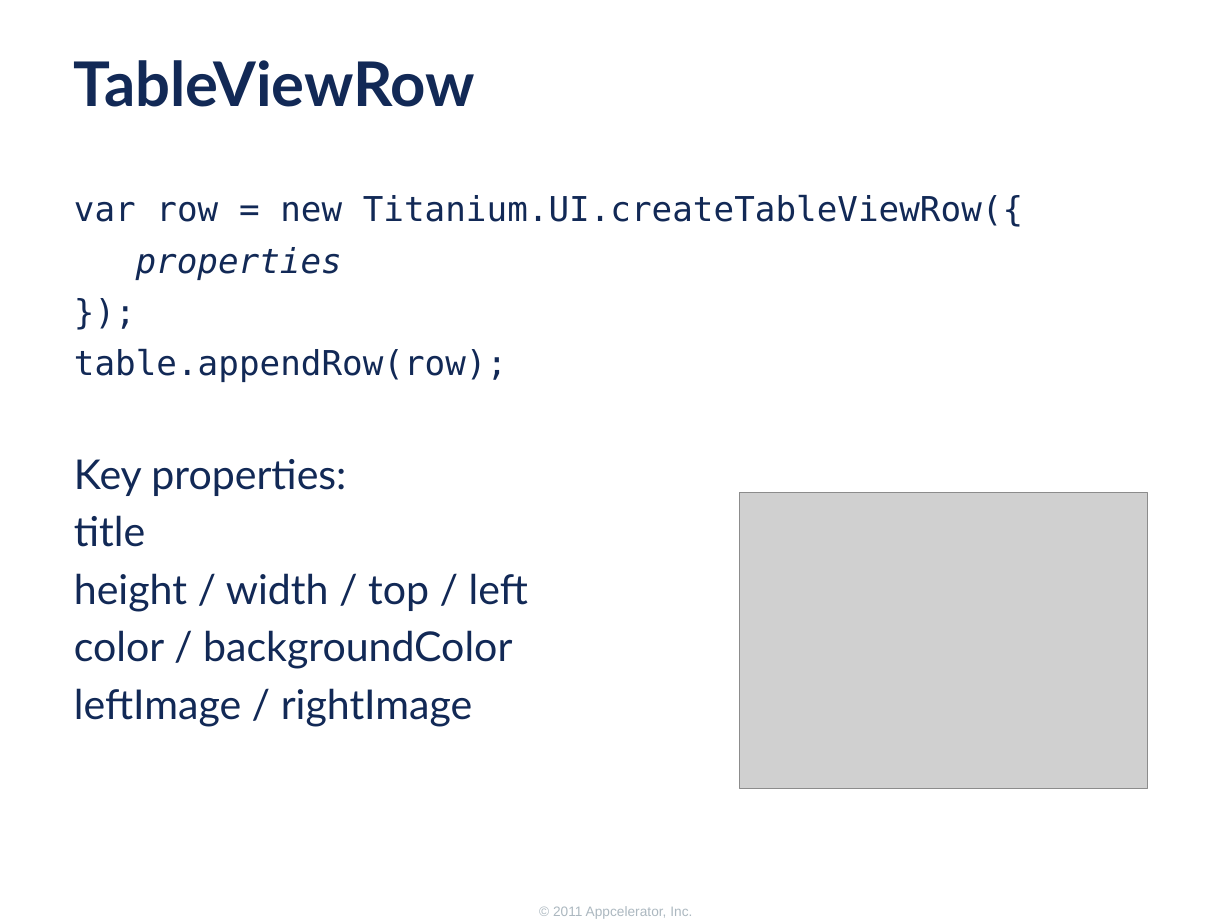
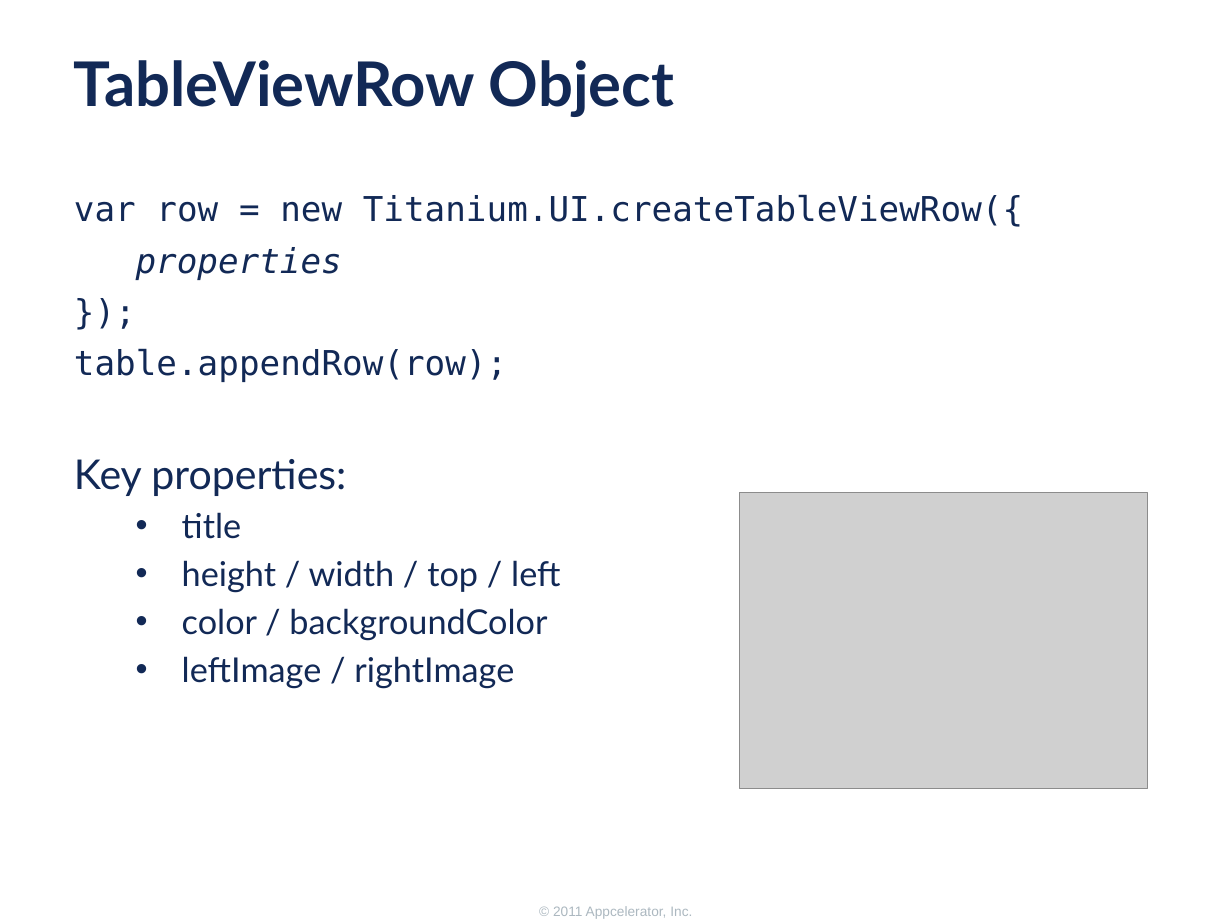
Before and after one commit to appcelerator-forks/appcelerator-training.tcmd_certification, a slide deck: slide 6 of 345/345.pptx. Drawn at 1232x924 pixels with LibreOffice and Linux fonts; fonts in the diff are those of the drawing; grey boxes stand for pictures; background and template pictures are left out. Boxes give left, top, right and bottom in pixels: in the first picture for what was removed or moved away, otherwise in the second. Text is boxed around its words. In the diff, an @@ line names an element or a change of style, - is before the commit and + after.

```diff
--- a/345/345.pptx
+++ b/345/345.pptx
@@ title at (x1=74, y1=60, x2=674, y2=117): text changed @@
-TableViewRow
+TableViewRow Object
@@ text at (x1=182, y1=512, x2=560, y2=689): size 24 to 20 pt in "title", "height / width / top / left", "color / backgroundColor", "leftImage / rightImage"; bullet none to •; list level 1 to 2 in "title"; list level 1 to 2 in "height / width / top ..."; list level 1 to 2 in "color / backgroundColor"; list level 1 to 2 in "leftImage / rightImage" @@
```
Also in this commit, not shown: 7 other slides changed, 5 slides added, 2 slides removed.
